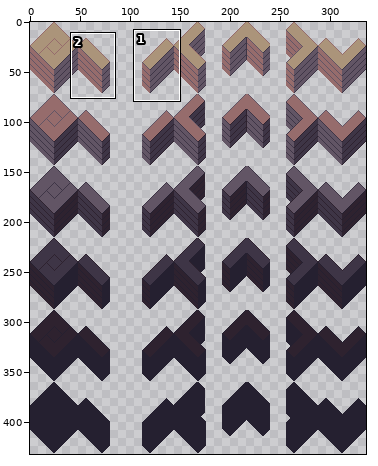
Two versions of one sprite sheet, resources/pngs/blocks wood.png. Above, an overview of the earlier version with the close-up marked.
Close-up. Old version:
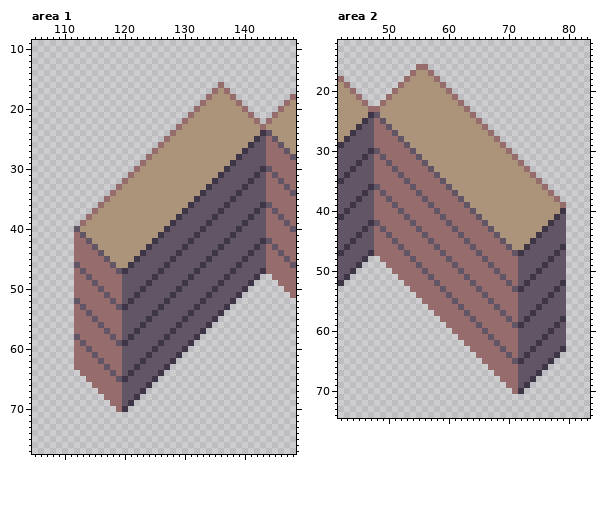
The file is 336x432 pixels. Shown: area 1: x 105..148, y 9..77; area 2: x 42..83, y 12..74. The commit also changed other parts of the picture, which this record leaves out.
Now the later version:
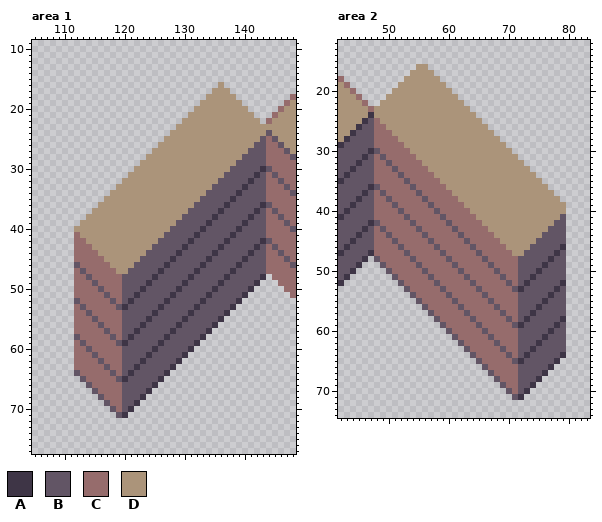
Palette (. is transparent): A #3e3546  B #625565  C #966c6c  D #ab947a
From old to new:
Changed rows in their new state; - is an unchanged pixel.
Area 1:
first column x 112:
16 ------------------------D-------
17 -----------------------D-D------
18 ----------------------D---D-----
19 ---------------------D-----D----
20 --------------------D-------D---
21 -------------------D---------D--
22 ------------------D-----------D-
23 -----------------D-------------D
24 ----------------D--------------D
25 ---------------D--------------D-
26 --------------D--------------D--
27 -------------D--------------D---
28 ------------D--------------D----
29 -----------D--------------D-----
30 ----------D--------------D------
31 ---------D--------------D-------
32 --------D--------------D--------
33 -------D--------------D---------
34 ------D--------------D----------
35 -----D--------------D-----------
36 ----D--------------D------------
37 ---D--------------D-------------
38 --D--------------D--------------
39 -D--------------D---------------
40 D--------------D----------------
41 -D------------D-----------------
42 --D----------D------------------
43 ---D--------D-------------------
44 ----D------D--------------------
45 -----D----D---------------------
46 ------D--D----------------------
47 -------DD----------------------B
48 ------------------------------BA
49 -----------------------------BA-
50 ----------------------------BA--
51 ---------------------------BA---
52 --------------------------BA----
53 -------------------------BA-----
54 ------------------------BA------
55 -----------------------BA-------
56 ----------------------BA--------
57 ---------------------BA---------
58 --------------------BA----------
59 -------------------BA-----------
60 ------------------BA------------
61 -----------------BA-------------
62 ----------------BA--------------
63 ---------------BA---------------
64 B-------------BA----------------
65 -B-----------BA-----------------
66 --B---------BA------------------
67 ---B-------BA-------------------
68 ----B-----BA--------------------
69 -----B---BA---------------------
70 ------B-BA----------------------
71 -------BA-----------------------
Area 2:
first column x 48:
16 -------DD-----------------------
17 ------D--D----------------------
18 -----D----D---------------------
19 ----D------D--------------------
20 ---D--------D-------------------
21 --D----------D------------------
22 -D------------D-----------------
23 D--------------D----------------
24 D---------------D---------------
25 -D---------------D--------------
26 --D---------------D-------------
27 ---D---------------D------------
28 ----D---------------D-----------
29 -----D---------------D----------
30 ------D---------------D---------
31 -------D---------------D--------
32 --------D---------------D-------
33 ---------D---------------D------
34 ----------D---------------D-----
35 -----------D---------------D----
36 ------------D---------------D---
37 -------------D---------------D--
38 --------------D---------------D-
39 ---------------D---------------D
40 ----------------D--------------D
41 -----------------D------------D-
42 ------------------D----------D--
43 -------------------D--------D---
44 --------------------D------D----
45 ---------------------D----D-----
46 ----------------------D--D------
47 -----------------------DD-------
48 B-------------------------------
49 -B------------------------------
50 --B-----------------------------
51 ---B----------------------------
52 ----B---------------------------
53 -----B--------------------------
54 ------B-------------------------
55 -------B------------------------
56 --------B-----------------------
57 ---------B----------------------
58 ----------B---------------------
59 -----------B--------------------
60 ------------B-------------------
61 -------------B------------------
62 --------------B-----------------
63 ---------------B---------------B
64 ----------------B-------------BA
65 -----------------B-----------BA-
66 ------------------B---------BA--
67 -------------------B-------BA---
68 --------------------B-----BA----
69 ---------------------B---BA-----
70 ----------------------B-BA------
71 -----------------------BA-------
Where, in picture pixels (left, top, right, bottom), the same in both close-ups:
changed: (74, 82, 266, 418)
changed: (374, 64, 566, 256)
changed: (374, 256, 566, 400)
